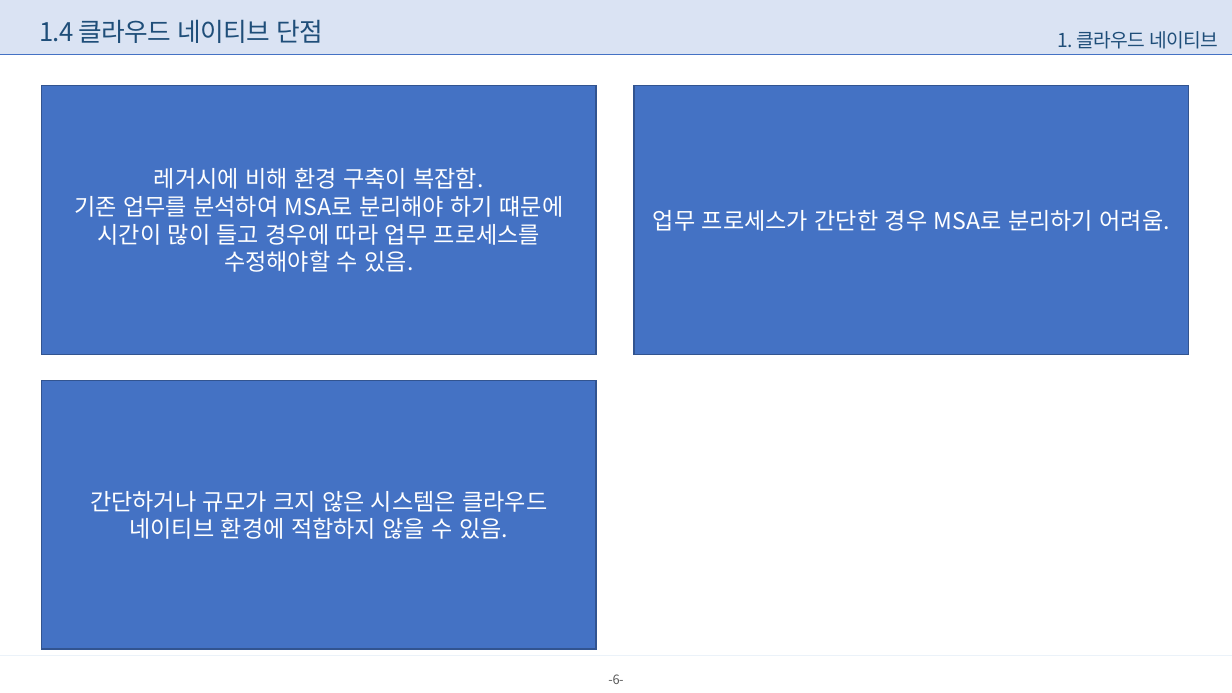
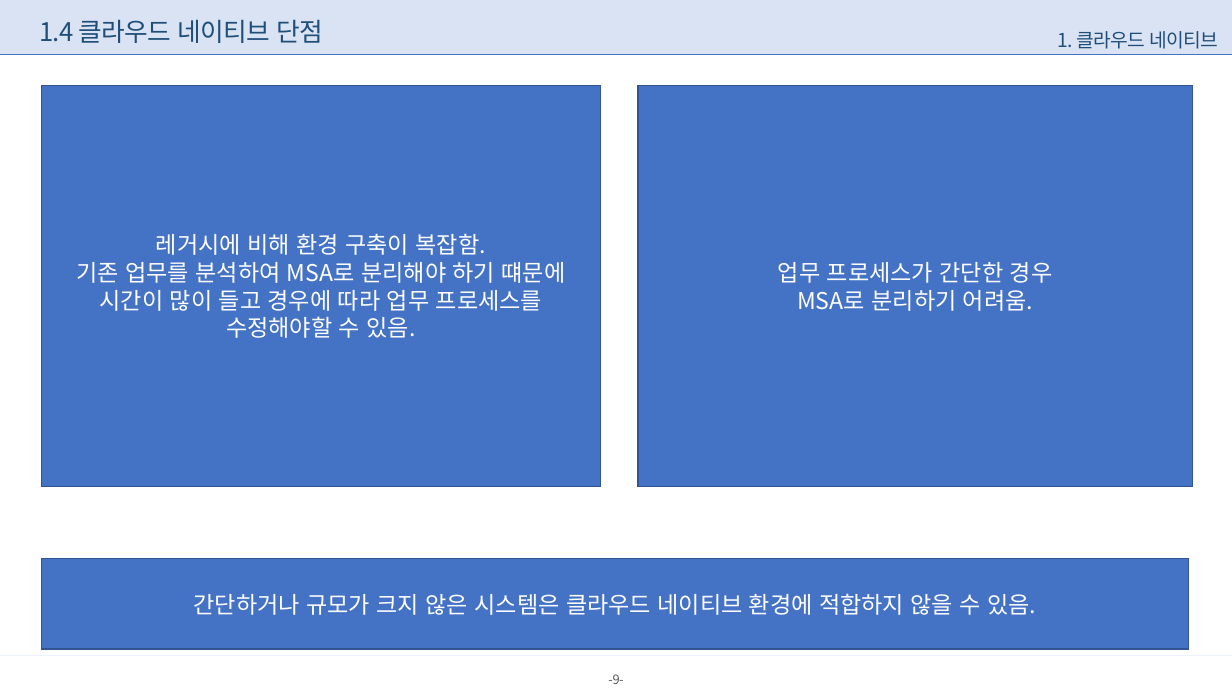
Before and after one commit to limchaeseong/test, a slide deck: slide 9 of 클라우드 네이티브 전환.pptx (slide 6 before the commit). Drawn at 1232x693 pixels with LibreOffice and Linux fonts; fonts in the diff are those of the drawing; background and template pictures are left out. Boxes give left, top, right and bottom in pixels: in the first picture for what was removed or moved away, otherwise in the second. Text is boxed around its words. In the diff, an @@ line names an element or a change of style, - is before the commit and + after.

```diff
--- a/클라우드 네이티브 전환.pptx
+++ b/클라우드 네이티브 전환.pptx
@@ rectangle "레거시에 비해 환경 구축이 복잡함.": place and size @@
-rectangle "레거시에 비해 환경 구축이 복잡함." at [42, 86, 596, 355]
+rectangle "레거시에 비해 환경 구축이 복잡함." at [42, 86, 601, 486]
@@ rectangle "업무 프로세스가 간단한 경우": place and size @@
-rectangle "업무 프로세스가 간단한 경우" at [634, 86, 1189, 355]
+rectangle "업무 프로세스가 간단한 경우" at [638, 86, 1192, 486]
@@ text in rectangle at [778, 262, 1053, 311]: text changed @@
-업무 프로세스가 간단한 경우 MSA로 분리하기 어려움.
+업무 프로세스가 간단한 경우
+MSA로 분리하기 어려움.
@@ rectangle "간단하거나 규모가 크지 않은 시스템은 ...": place and size @@
-rectangle "간단하거나 규모가 크지 않은 시스템은 ..." at [42, 381, 596, 650]
+rectangle "간단하거나 규모가 크지 않은 시스템은 ..." at [42, 559, 1189, 650]
@@ page number at [608, 674, 623, 684]: text changed @@
--6-
+-9-
```
Also in this commit, not shown: 5 other slides changed, 3 slides added.
